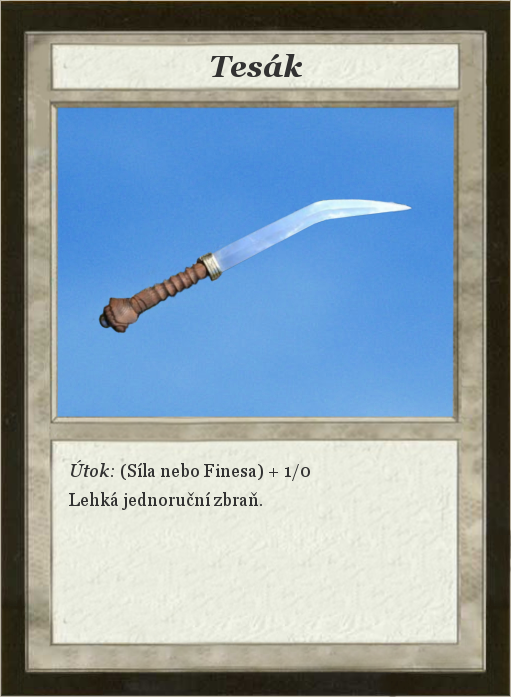
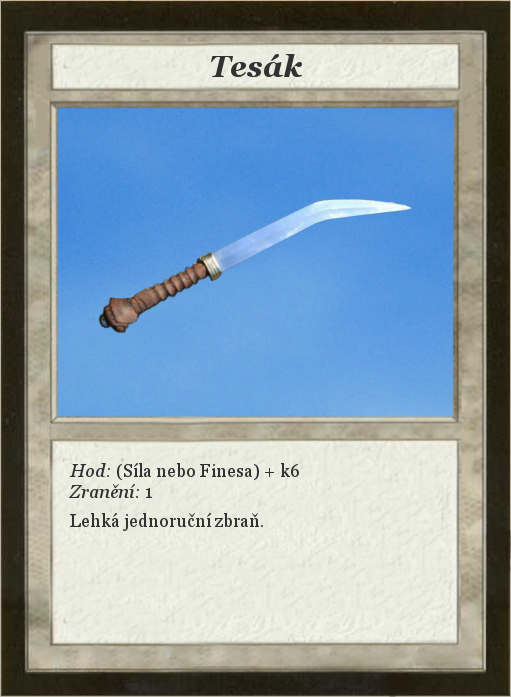
Layer changes from the first 511 x 697 image to the second:
renamed "Útok: (Síla nebo Finesa) + 1/0..." to "Hod: (Síla nebo Finesa) + k6 ...", painted on it over left=69, top=460, right=310, bottom=531
